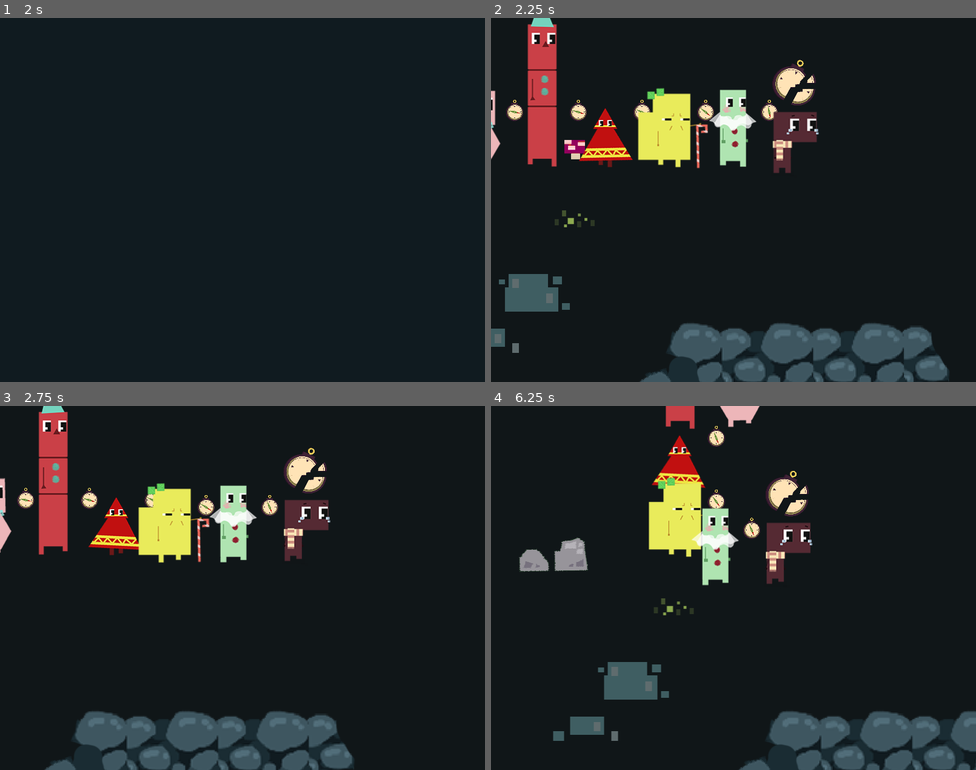
Above: before the commit, frames 1-4 (two rows, left to right).
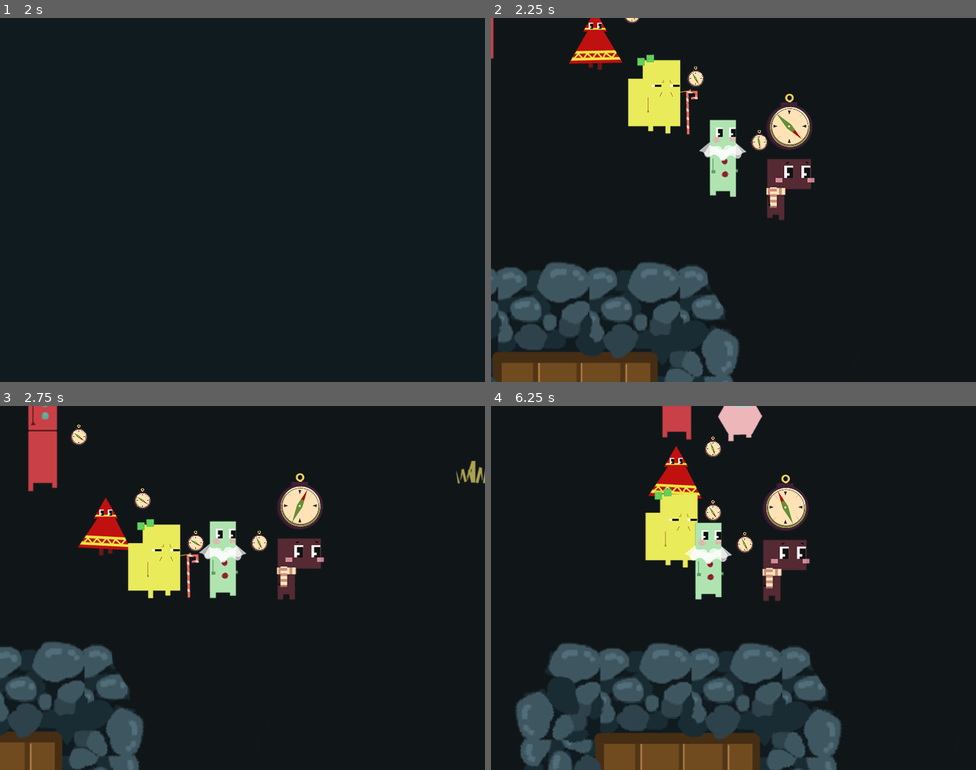
Above: after the commit, the same moments.

Repository: brocoli/global-game-jam-2019
Game: Godot game, scene res://scenes/EndingDoor.tscn
Same seed, same stepped clock (60 frames per second), same inputs: the game is played once before the commit and once after it. This scene is started directly instead of the project's main scene.
Inputs:
- Up to frame 1 (2 s): tap Enter (ui_accept) at 0.5, 0.6, 0.77, 1.07, 1.25, 1.35, 1.52, 1.82 s; hold Right (ui_right) 0.53-1.28 s; hold Down (ui_down) from 1.28 s (still down)
- Up to frame 2 (2.25 s): tap Enter (ui_accept) at 2, 2.1 s; release Down (ui_down) at 2.03 s; hold Right (ui_right) from 2.03 s (still down)
- Up to frame 3 (2.75 s): keep holding Right (ui_right)
- Up to frame 4 (6.25 s): release Right (ui_right) at 2.78 s; hold Up (ui_up) 2.78-3.53 s; tap Enter (ui_accept) at 2.85, 3.02, 3.32, 3.6, 3.77, 4.07, 4.35, 4.52, 4.82, 5.1, 5.85, 6.02 s; hold Left (ui_left) 3.53-5.03 s; hold Down (ui_down) 5.03-5.78 s; hold Right (ui_right) from 5.78 s (still down)

Frame 1 is identical in both runs. In frame 2, 30% of the frame differs, in the area x 0-95%, y 0-100%; in frame 3, 24%; in frame 4, 28%.

Commit message:
Add happy player

Diff:
--- a/scenes/Credits.tscn
+++ b/scenes/Credits.tscn
@@ -5,7 +5,7 @@
 [ext_resource path="res://art/menu e créditos/creditos2.png" type="Texture" id=3]
 [ext_resource path="res://art/menu e créditos/creditos3.png" type="Texture" id=4]
 
-[node name="Credits" type="Control" index="0"]
+[node name="Credits" type="Control"]
 
 anchor_left = 0.0
 anchor_top = 0.0
--- a/scenes/Ending/Ending.tscn
+++ b/scenes/Ending/Ending.tscn
@@ -42,7 +42,7 @@
 "speed": 5.0
 } ]
 
-[node name="Ending" type="AnimatedSprite" index="0"]
+[node name="Ending" type="AnimatedSprite"]
 
 position = Vector2( 400, 300 )
 frames = SubResource( 1 )
--- a/scenes/EndingDoor.tscn
+++ b/scenes/EndingDoor.tscn
@@ -2,12 +2,12 @@
 
 [ext_resource path="res://scenes/EndingDoor.gd" type="Script" id=1]
 [ext_resource path="res://art/cenario/fase poço porta.png" type="Texture" id=2]
-[ext_resource path="res://scenes/Player.tscn" type="PackedScene" id=3]
-[ext_resource path="res://scenes/NPCs/NPCBlue.tscn" type="PackedScene" id=4]
-[ext_resource path="res://scenes/NPCs/NPCJourney.tscn" type="PackedScene" id=5]
-[ext_resource path="res://scenes/NPCs/NPCRed.tscn" type="PackedScene" id=6]
-[ext_resource path="res://scenes/NPCs/NPCYellow.tscn" type="PackedScene" id=7]
-[ext_resource path="res://scenes/NPCs/NPCPink.tscn" type="PackedScene" id=8]
+[ext_resource path="res://scenes/NPCs/NPCBlue.tscn" type="PackedScene" id=3]
+[ext_resource path="res://scenes/NPCs/NPCJourney.tscn" type="PackedScene" id=4]
+[ext_resource path="res://scenes/NPCs/NPCRed.tscn" type="PackedScene" id=5]
+[ext_resource path="res://scenes/NPCs/NPCYellow.tscn" type="PackedScene" id=6]
+[ext_resource path="res://scenes/NPCs/NPCPink.tscn" type="PackedScene" id=7]
+[ext_resource path="res://scenes/Player.tscn" type="PackedScene" id=8]
 [ext_resource path="res://src/DoorTrigger.gd" type="Script" id=9]
 
 [sub_resource type="RectangleShape2D" id=1]
@@ -44,19 +44,38 @@
 
 sort_enabled = true
 
-[node name="Player" parent="YSort" index="0" instance=ExtResource( 3 )]
-
-editor/display_folded = true
-position = Vector2( 221.523, 245.082 )
-
-[node name="Movement" parent="YSort/Player" index="2"]
-
-enabled = false
-
-[node name="Compass" parent="YSort/Player" index="3"]
-
-broken = false
-crushed = true
+[node name="NPCBlue" parent="YSort" index="0" instance=ExtResource( 3 )]
+
+position = Vector2( 4.12462, 55.3932 )
+offset = Vector2( -4.12462, -55.3932 )
+_sections_unfolded = [ "Transform" ]
+
+[node name="NPCJourney" parent="YSort" index="1" instance=ExtResource( 4 )]
+
+position = Vector2( -5.88912, 44.0619 )
+offset = Vector2( 5.88912, -44.0619 )
+_sections_unfolded = [ "Transform" ]
+
+[node name="NPCRed" parent="YSort" index="2" instance=ExtResource( 5 )]
+
+position = Vector2( -0.557144, 121.502 )
+offset = Vector2( 0.557144, -121.502 )
+_sections_unfolded = [ "Transform" ]
+
+[node name="NPCYellow" parent="YSort" index="3" instance=ExtResource( 6 )]
+
+position = Vector2( -7.67487, 64.5597 )
+offset = Vector2( 7.67487, -64.5597 )
+_sections_unfolded = [ "Transform" ]
+
+[node name="NPCPink" parent="YSort" index="4" instance=ExtResource( 7 )]
+
+position = Vector2( 1.50531, 52.2712 )
+offset = Vector2( -1.50531, -52.2712 )
+
+[node name="Player" parent="YSort" index="5" instance=ExtResource( 8 )]
+
+position = Vector2( 317.573, 167.613 )
 
 [node name="Camera2D" type="Camera2D" parent="YSort/Player" index="6"]
 
@@ -72,7 +91,7 @@
 drag_margin_h_enabled = true
 drag_margin_v_enabled = true
 smoothing_enabled = true
-smoothing_speed = 5.0
+smoothing_speed = 6.0
 offset_v = 0.0
 offset_h = 0.0
 drag_margin_left = 0.1
@@ -83,35 +102,6 @@
 editor_draw_limits = false
 editor_draw_drag_margin = false
 _sections_unfolded = [ "Drag Margin", "Limit", "Offset", "Smoothing" ]
-
-[node name="NPCBlue" parent="YSort" index="1" instance=ExtResource( 4 )]
-
-position = Vector2( 4.12462, 55.3932 )
-offset = Vector2( -4.12462, -55.3932 )
-_sections_unfolded = [ "Transform" ]
-
-[node name="NPCJourney" parent="YSort" index="2" instance=ExtResource( 5 )]
-
-position = Vector2( -5.88912, 44.0619 )
-offset = Vector2( 5.88912, -44.0619 )
-_sections_unfolded = [ "Transform" ]
-
-[node name="NPCRed" parent="YSort" index="3" instance=ExtResource( 6 )]
-
-position = Vector2( -0.557144, 121.502 )
-offset = Vector2( 0.557144, -121.502 )
-_sections_unfolded = [ "Transform" ]
-
-[node name="NPCYellow" parent="YSort" index="4" instance=ExtResource( 7 )]
-
-position = Vector2( -7.67487, 64.5597 )
-offset = Vector2( 7.67487, -64.5597 )
-_sections_unfolded = [ "Transform" ]
-
-[node name="NPCPink" parent="YSort" index="5" instance=ExtResource( 8 )]
-
-position = Vector2( 1.50531, 52.2712 )
-offset = Vector2( -1.50531, -52.2712 )
 
 [node name="PogBlackout" type="ColorRect" parent="." index="2"]
 
--- a/scenes/Main.tscn
+++ b/scenes/Main.tscn
@@ -25,7 +25,6 @@
 [ext_resource path="res://scenes/Darkness.tscn" type="PackedScene" id=23]
 [ext_resource path="res://src/Trigger1.gd" type="Script" id=24]
 [ext_resource path="res://src/Trigger2.gd" type="Script" id=25]
-[ext_resource path="res://sound/vilarejo-inicio.ogg" type="AudioStream" id=26]
 
 [sub_resource type="RectangleShape2D" id=1]
 
@@ -62,7 +61,7 @@
 custom_solver_bias = 0.0
 extents = Vector2( 106.759, 119.312 )
 
-[node name="Main" type="Node" index="0"]
+[node name="Main" type="Node"]
 
 [node name="ColorRect" type="ColorRect" parent="." index="0"]
 
@@ -173,7 +172,6 @@
 
 [node name="YSort" type="YSort" parent="." index="2"]
 
-editor/display_folded = true
 sort_enabled = true
 
 [node name="Player" parent="YSort" index="0" instance=ExtResource( 6 )]
@@ -181,6 +179,7 @@
 editor/display_folded = true
 position = Vector2( 639.726, 524.948 )
 _sections_unfolded = [ "Collision", "Pause", "Pickable", "Transform", "Visibility", "Z Index", "collision" ]
+is_happy = false
 
 [node name="Camera2D" type="Camera2D" parent="YSort/Player" index="5"]
 
@@ -575,15 +574,6 @@
 position = Vector2( 1168.55, 958.626 )
 shape = SubResource( 7 )
 
-[node name="AudioStreamPlayer" type="AudioStreamPlayer" parent="." index="6"]
-
-stream = ExtResource( 26 )
-volume_db = 0.0
-pitch_scale = 1.0
-autoplay = true
-mix_target = 0
-bus = "Master"
-
 [connection signal="body_entered" from="TriggerAreas/Trigger1" to="TriggerAreas/Trigger1" method="_on_Trigger1_body_entered"]
 
 [connection signal="body_entered" from="TriggerAreas/Trigger2" to="TriggerAreas/Trigger2" method="_on_Trigger2_body_entered"]
--- a/scenes/Menu.tscn
+++ b/scenes/Menu.tscn
@@ -10,7 +10,7 @@
 [ext_resource path="res://art/menu e créditos/botão claro 2.png" type="Texture" id=8]
 [ext_resource path="res://sound/crash.ogg" type="AudioStream" id=9]
 
-[node name="Menu" type="Control" index="0"]
+[node name="Menu" type="Control"]
 
 anchor_left = 0.0
 anchor_top = 0.0
--- a/scenes/PersonagemWalk.tscn
+++ b/scenes/PersonagemWalk.tscn
@@ -15,18 +15,20 @@
 "name": "default",
 "speed": 5.0
 }, {
-"frames": [ ExtResource( 4 ) ],
-"loop": true,
-"name": "feliz",
-"speed": 5.0
-}, {
 "frames": [ ExtResource( 4 ), ExtResource( 5 ), ExtResource( 6 ) ],
 "loop": true,
 "name": "andando_feliz",
 "speed": 5.0
+}, {
+"frames": [ ExtResource( 4 ) ],
+"loop": false,
+"name": "feliz",
+"speed": 5.0
 } ]
 
-[node name="PersonagemWalk" type="AnimatedSprite" index="0"]
+[node name="PersonagemWalk" type="AnimatedSprite"]
 
 frames = SubResource( 1 )
 animation = "default"
+offset = Vector2( 22.1453, -55.4281 )
+_sections_unfolded = [ "Transform", "Visibility" ]
--- a/scenes/Player.tscn
+++ b/scenes/Player.tscn
@@ -1,25 +1,13 @@
-[gd_scene load_steps=12 format=2]
+[gd_scene load_steps=8 format=2]
 
 [ext_resource path="res://src/Player.gd" type="Script" id=1]
 [ext_resource path="res://scenes/PersonagemWalk.tscn" type="PackedScene" id=2]
-[ext_resource path="res://art/personagem/personagem-cry-menor.png" type="Texture" id=3]
-[ext_resource path="res://art/personagem/personagem-cry-menor2.png" type="Texture" id=4]
-[ext_resource path="res://art/personagem/personagem-cry-menor3.png" type="Texture" id=5]
-[ext_resource path="res://src/player_movement.gd" type="Script" id=6]
-[ext_resource path="res://scenes/Compass.tscn" type="PackedScene" id=7]
-[ext_resource path="res://art/cenario/light.png" type="Texture" id=8]
-[ext_resource path="res://src/LightFlicker.gd" type="Script" id=9]
+[ext_resource path="res://src/player_movement.gd" type="Script" id=3]
+[ext_resource path="res://scenes/Compass.tscn" type="PackedScene" id=4]
+[ext_resource path="res://art/cenario/light.png" type="Texture" id=5]
+[ext_resource path="res://src/LightFlicker.gd" type="Script" id=6]
 
-[sub_resource type="SpriteFrames" id=1]
-
-animations = [ {
-"frames": [ ExtResource( 3 ), ExtResource( 4 ), ExtResource( 5 ) ],
-"loop": true,
-"name": "default",
-"speed": 5.0
-} ]
-
-[sub_resource type="RectangleShape2D" id=2]
+[sub_resource type="RectangleShape2D" id=1]
 
 custom_solver_bias = 0.0
 extents = Vector2( 13.9636, 10 )
@@ -35,6 +23,7 @@
 script = ExtResource( 1 )
 _sections_unfolded = [ "Collision", "Pickable", "Transform", "Visibility", "Z Index", "collision" ]
 is_inside_well = false
+is_happy = true
 
 [node name="Shadow" type="ColorRect" parent="." index="0"]
 
@@ -94,18 +83,13 @@
 
 [node name="PersonagemWalk" parent="." index="1" instance=ExtResource( 2 )]
 
-position = Vector2( 1.0034, -2.89555 )
-frames = SubResource( 1 )
-offset = Vector2( 20.9966, -57.1044 )
-_sections_unfolded = [ "Transform" ]
-
 [node name="Movement" type="Node" parent="." index="2"]
 
-script = ExtResource( 6 )
+script = ExtResource( 3 )
 movement_speed = 350
 enabled = true
 
-[node name="Compass" parent="." index="3" instance=ExtResource( 7 )]
+[node name="Compass" parent="." index="3" instance=ExtResource( 4 )]
 
 position = Vector2( 22, -151 )
 scale = Vector2( 0.4, 0.4 )
--- a/src/Player.gd
+++ b/src/Player.gd
@@ -1,6 +1,7 @@
 extends KinematicBody2D
 
 export (bool) var is_inside_well = false
+export (bool) var is_happy = false
 var story_index = 0
 var old_position_index = 0
 var old_position_capacity = 100
@@ -44,7 +45,13 @@
 	$PersonagemWalk.scale.x = -1
 
 func play_move():
-	$PersonagemWalk.play()
+	if is_happy:
+		$PersonagemWalk.play("andando_feliz")
+	else:
+		$PersonagemWalk.play()
 
 func play_idle():
-	$PersonagemWalk.stop()
+	if is_happy:
+		$PersonagemWalk.play("feliz")
+	else:
+		$PersonagemWalk.stop()
Not shown: 1 places in scenes/Main.tscn that only renumber resources
Not shown: 3 places in scenes/Player.tscn that only renumber resources
